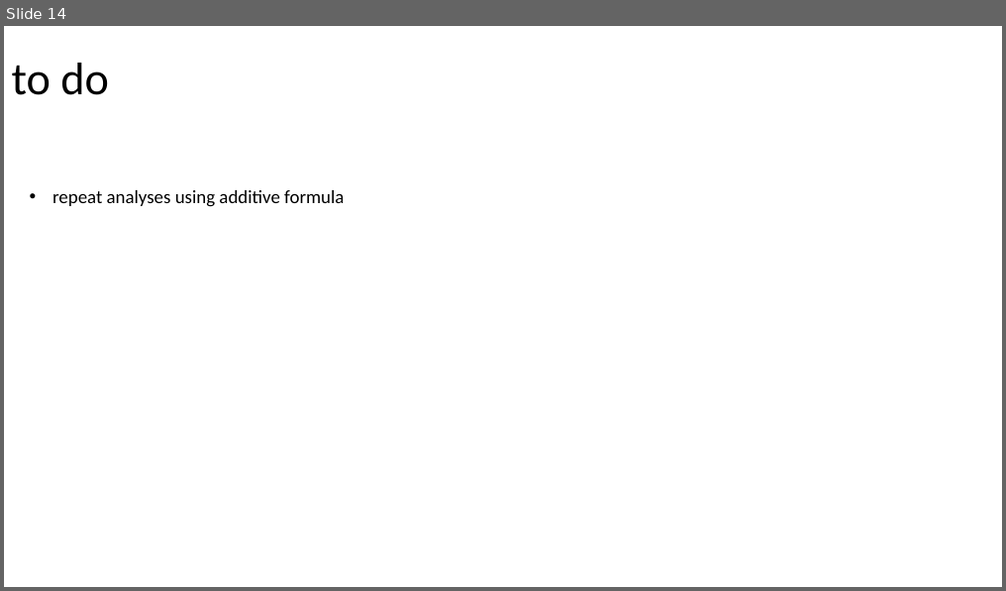
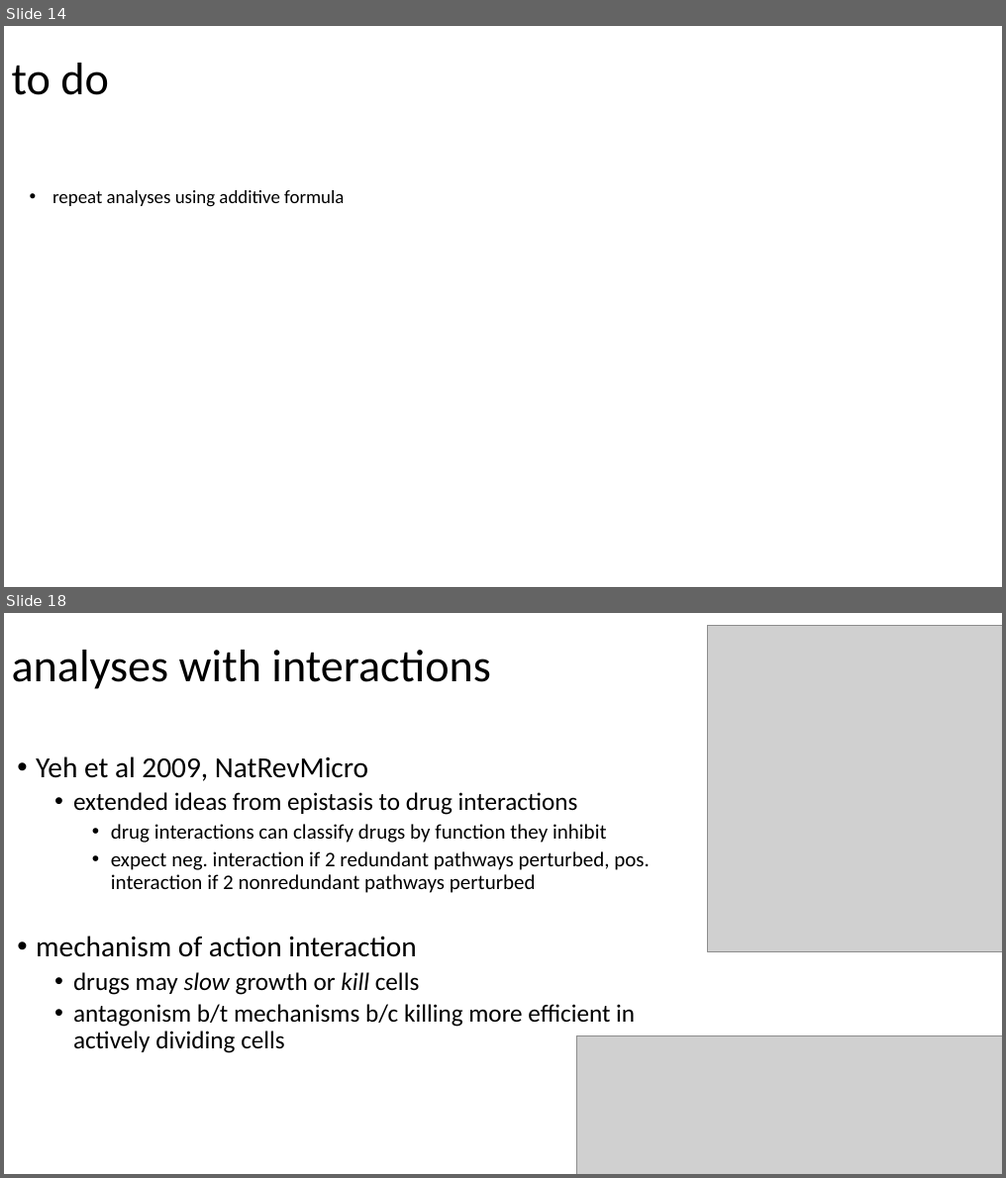
Before and after one commit to brian-arnold/epistasis_reanalysis, a slide deck: drug_data/drug_data_reanalysis.pptx. Shown one above the other, each under a label of ours: slide 14 before the commit, slides 14 and 18 after it; the slides between them are not shown. The pictures are 1006x591 and 1006x1178 pixels, drawn with LibreOffice and Linux fonts; fonts in the diff are those of the drawing; grey boxes stand for pictures. Boxes give left, top, right and bottom in pixels: in the first picture for what was removed or moved away, otherwise in the second. Text is boxed around its words. In the diff, an @@ line names an element or a change of style, - is before the commit and + after.

Commit message:
drug additive model, updated figs

```diff
--- a/drug_data/drug_data_reanalysis.pptx
+++ b/drug_data/drug_data_reanalysis.pptx
@@ slide 18 added at (4,613,1002,1174), background #FFFFFF @@
@@ picture added at (708,626,1002,953) @@
@@ title added at (12,650,491,689), 44 pt, text #000000 @@
+analyses with interactions
@@ text added at (36,757,649,1054), 20 pt, text #000000 @@
+• Yeh et al 2009, NatRevMicro
+  • extended ideas from epistasis to drug interactions
+    • drug interactions can classify drugs by function they inhibit
+    • expect neg. interaction if 2 redundant pathways perturbed, pos. interaction if 2 nonredundant pathways perturbed
+• mechanism of action interaction
+  • drugs may slow growth or kill cells
+  • antagonism b/t mechanisms b/c killing more efficient in actively dividing cells
@@ picture added at (576,1036,1002,1174) @@
```
Also in this commit, not shown: 1 slide changed, 4 other slides added, 7 other files.
